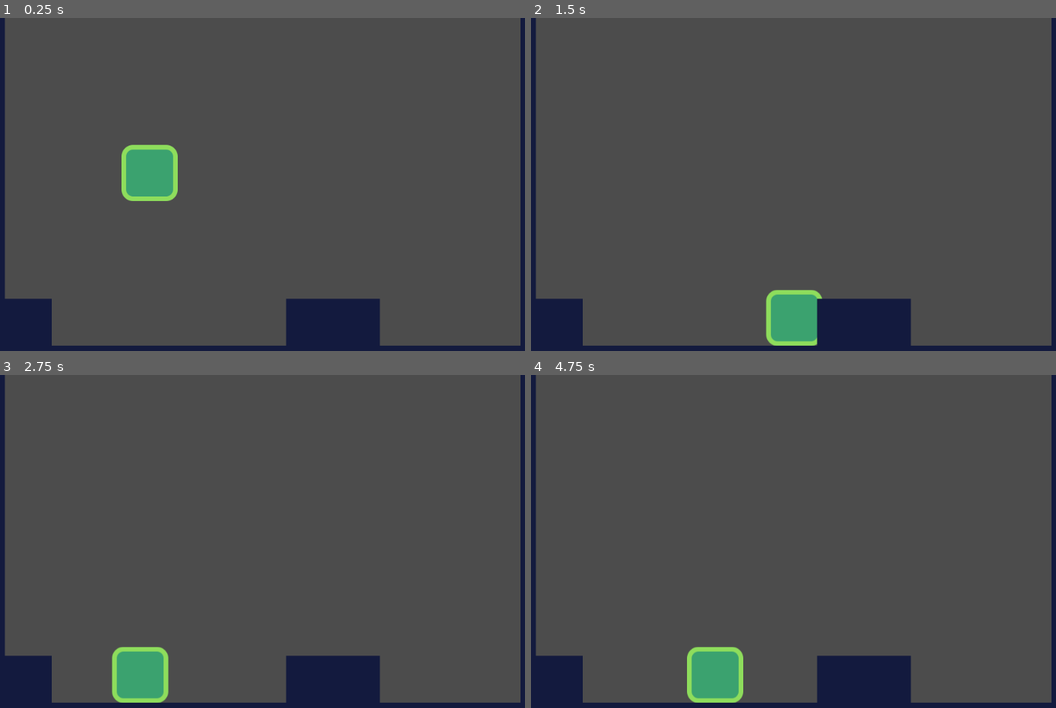
Above: before the commit, frames 1-4 (two rows, left to right).
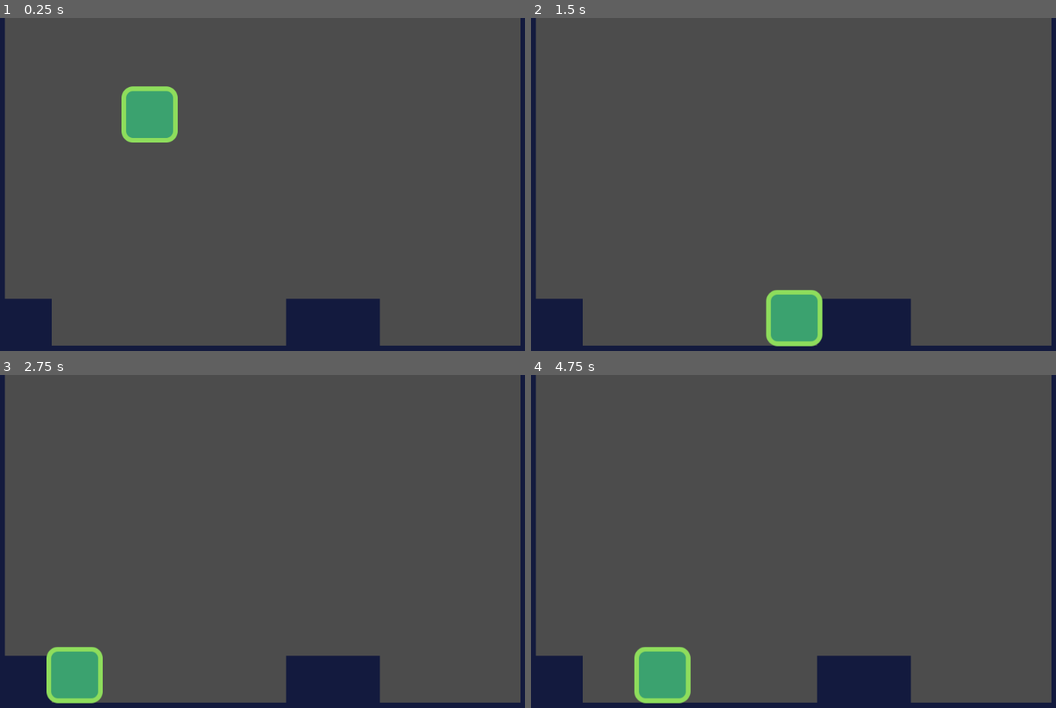
Above: after the commit, the same moments.

Repository: franpas12123/2d-platformer
Game: Godot game, scene res://src/Levels/LevelTemplate.tscn
The game is run twice, just before and just after one commit, with the same random seed, the same clock (stepped at 60 frames per second) and the same inputs.
Inputs:
- Up to frame 1 (0.25 s): no input
- Up to frame 2 (1.5 s): hold D (move_right) from 0.53 s (still down)
- Up to frame 3 (2.75 s): tap Enter at 2 s; release D (move_right) at 2.03 s; hold A (move_left) from 2.03 s (still down)
- Up to frame 4 (4.75 s): release A (move_left) at 2.78 s; hold D (move_right) 2.78-4.28 s; tap Space at 4.25 s; hold A (move_left) from 4.28 s (still down)

The runs differ from the first frame. In frame 1, 3.5% of the frame differs, in the area x 23-34%, y 20-55%; in frame 2, 0.2%; in frame 3, 3.5%, in the area x 8-33%, y 81-99%; in frame 4, 3.4%.

Commit message:
adding jump to player

Diff:
--- a/src/Actors/Actor.gd
+++ b/src/Actors/Actor.gd
@@ -2,11 +2,8 @@
 
 class_name Actor
 
-export var speed = Vector2(300.0, 800.0)
-export var gravity = 1000.0
+export var speed = Vector2(500.0, 800.0)
+export var gravity = 3000.0
 
 var velocity = Vector2.ZERO
-
-func _physics_process(delta):
-	velocity.y += gravity * delta
-#	velocity.y = max(velocity.y, speed.y)
+var FLOOR_NORMAL = Vector2.UP
--- a/src/Actors/Player.gd
+++ b/src/Actors/Player.gd
@@ -2,10 +2,23 @@
 
 # Called when the node enters the scene tree for the first time.
 func _ready():
-	pass # Replace with function body.
+	print('child process')
 
 func _physics_process(delta):
-	var direction = Vector2(Input.get_action_strength("move_right") - Input.get_action_strength("move_left"), 1.0)
+	var direction = get_direction()
 
-	print(direction)
-	move_and_slide(direction * speed)
+	velocity = calculate_move_velocity(velocity, direction, speed)
+	velocity = move_and_slide(velocity, FLOOR_NORMAL)
+
+func get_direction():
+	return Vector2(Input.get_action_strength("move_right") - Input.get_action_strength("move_left"), -1.0 if Input.is_action_just_pressed("jump") and is_on_floor() else 0.0)
+
+func calculate_move_velocity(linear_velocity, direction, speed):
+	var new_velocity = linear_velocity
+	new_velocity.x = direction.x * speed.x
+	new_velocity.y += gravity * get_physics_process_delta_time()
+
+	if direction.y == -1:
+		new_velocity.y = speed.y * direction.y
+
+	return new_velocity
--- a/src/Actors/Player.tscn
+++ b/src/Actors/Player.tscn
@@ -8,7 +8,7 @@
 
 [node name="Player" type="KinematicBody2D"]
 position = Vector2( 74, 114 )
-collision_mask = 0
+collision_mask = 8
 script = ExtResource( 1 )
 __meta__ = {
 "_edit_group_": true
--- a/src/Levels/LevelTemplate.tscn
+++ b/src/Levels/LevelTemplate.tscn
@@ -5,11 +5,11 @@
 
 [node name="LevelTemplate" type="Node2D"]
 
-[node name="Player" parent="." instance=ExtResource( 2 )]
-position = Vector2( 327, 113 )
-
 [node name="TileMap" type="TileMap" parent="."]
 tile_set = ExtResource( 1 )
 cell_size = Vector2( 80, 80 )
 format = 1
 tile_data = PoolIntArray( 0, 0, 0, 12, 0, 0, 65536, 0, 0, 65548, 0, 0, 131072, 0, 0, 131084, 0, 0, 196608, 0, 0, 196620 …(316 unchanged characters)…
+
+[node name="Player" parent="." instance=ExtResource( 2 )]
+position = Vector2( 327, 113 )
